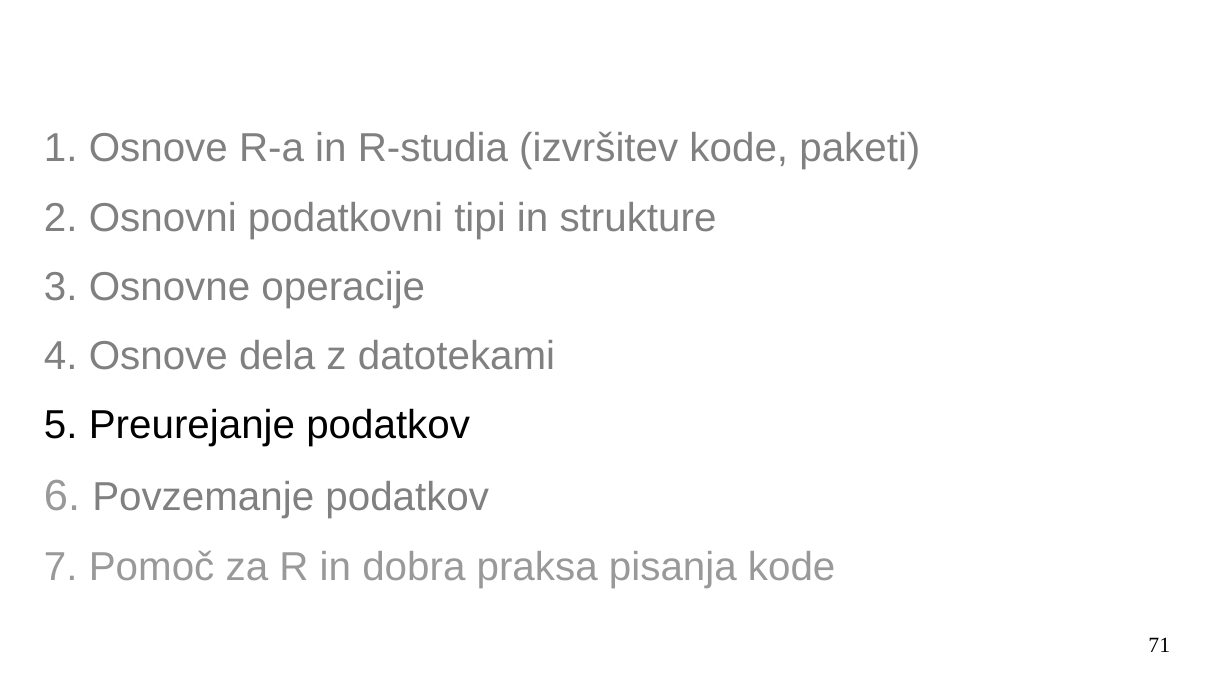
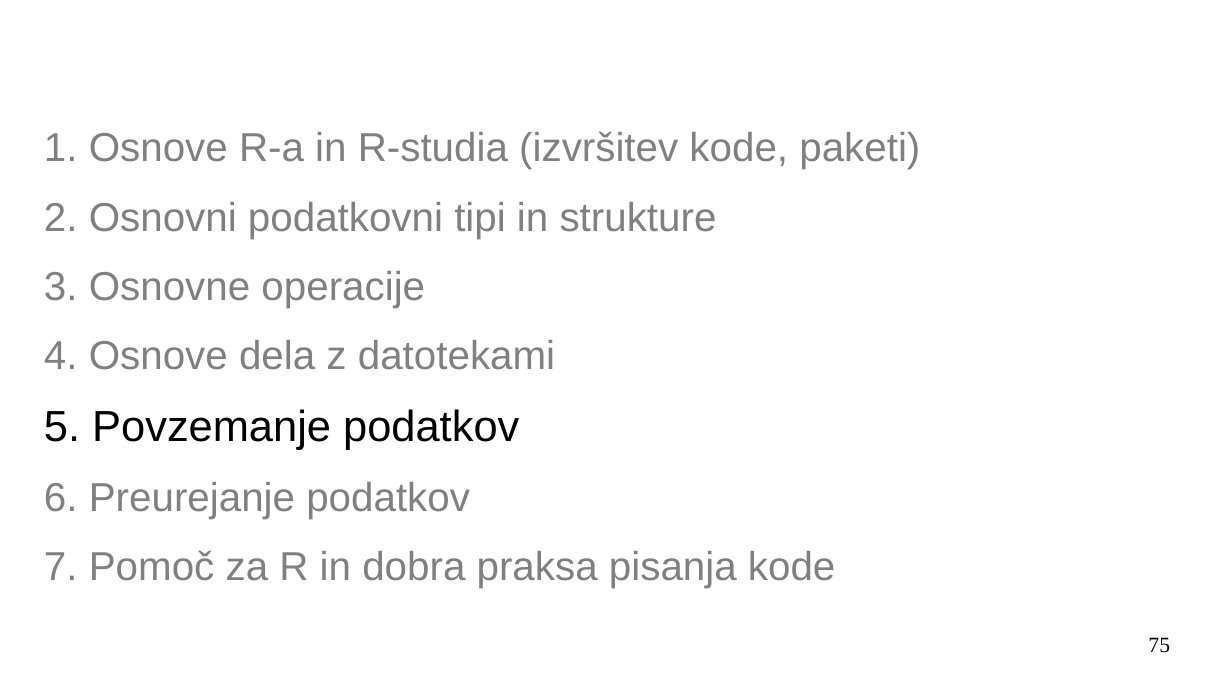
Before and after one commit to janaobsteter/R_tecaj, a slide deck: slide 75 of ModulA/IT_Rtecaj_ModulA.odp (slide 71 before the commit). Drawn at 1232x693 pixels with LibreOffice and Linux fonts; fonts in the diff are those of the drawing; background and template pictures are left out. Boxes give left, top, right and bottom in pixels: in the first picture for what was removed or moved away, otherwise in the second. Text is boxed around its words. In the diff, an @@ line names an element or a change of style, - is before the commit and + after.

```diff
--- a/ModulA/IT_Rtecaj_ModulA.odp
+++ b/ModulA/IT_Rtecaj_ModulA.odp
@@ text at (44, 409, 519, 519): text changed; text colour #000000 to #808080 @@
-5. Preurejanje podatkov
-6. Povzemanje podatkov
+5. Povzemanje podatkov
+6. Preurejanje podatkov
@@ text at (44, 550, 835, 588): text colour #999999 to #808080 in "7. Pomoč za R in dobra praksa ..." @@
@@ page number at (1148, 637, 1170, 653): text changed @@
-71
+75
```
Also in this commit, not shown: 16 other slides changed, 5 slides added, 1 slide removed, 10 other files.
